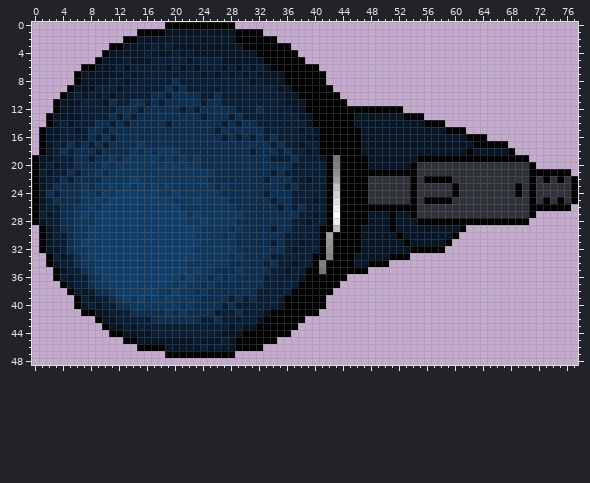
A sprite sheet gets an edit: images/mp5_hold.png. Above, as it was before the edit.
The file is 128x64 pixels. The old version is drawn lined up with the new one, on the new canvas.
After:
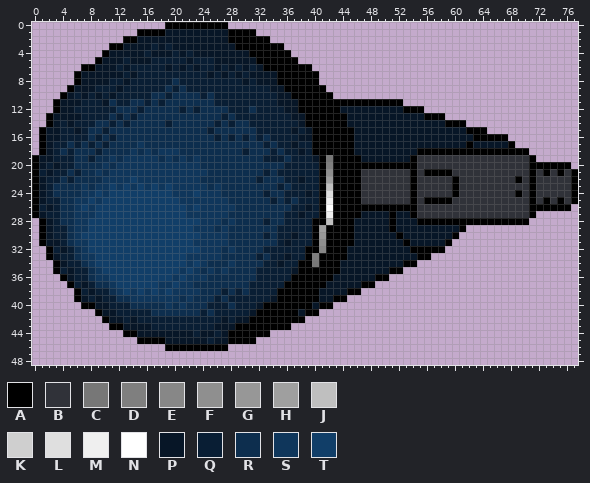
Palette (. is transparent): A #000000  B #303239  C #777777  D #7f7f7f  E #878787  F #8f8f8f  G #979797  H #9f9f9f  J #bfbfbf  K #cfcfcf  L #dfdfdf  M #efefef  N #ffffff  P #071627  Q #091e34  R #0d2e4e  S #0f365b  T #113e68
Change:
canvas 128x64 -> 78x49, the old top-left corner now at -14,-8 (the part of the old canvas that was cut away was empty and is not shown)
y 0: x 28 A -> .
y 1: x 28 P -> A; x 32 A -> .
y 2: x 28 P -> A; x 34 A -> .
y 3: x 29 P -> A; x 36 A -> .
y 4: x 31 P -> A; x 37 A -> .
y 5: x 26 Q -> P; x 32 P -> A; x 38 A -> .
y 6: x 26..33 QPQPQPQP -> PQPQPQPA; x 40 A -> .
y 7: x 24..31 PQPQPQPQ -> QPQPQPQP; x 35 P -> A; x 41 A -> .
y 8: x 30..32 QPQ -> PQP; x 35 P -> A; x 41 A -> .
y 9: x 34 Q -> P; x 36 P -> A; x 42 A -> .
y 10: x 25..26 QR -> RQ; x 35 Q -> P; x 37 P -> A; x 43 A -> .
y 11: x 24 Q -> R; x 26 R -> Q; x 35 Q -> P; x 38 P -> A; x 45..52 ........ -> AAAAAAAA
y 12: x 28 R -> Q; x 31..32 QR -> RQ; x 36 Q -> P; x 38 P -> A; x 44..55 AAAAAAAAA... -> PPPPPPPPPAAA
y 13: x 24 Q -> R; x 27..29 RQR -> QRQ; x 37 Q -> P; x 39 P -> A; x 45 A -> P; x 53..58 AAA... -> PPPAAA
y 14: x 26..29 RQRQ -> QRQR; x 31 R -> Q; x 38..39 QP -> PA; x 45 A -> P; x 56..61 AAA... -> PPPAAA
y 15: x 25..26 RQ -> QR; x 32 R -> Q; x 37..40 QPQP -> PQPA; x 46 A -> P; x 59..64 AAA... -> PPPAAA
y 16: x 26..34 RQRQRQRQR -> QRQRQRQRQ; x 38 Q -> P; x 40 P -> A; x 46 A -> P; x 62 A -> P; x 65..67 ... -> AAA
y 17: x 33..35 RQR -> QRQ; x 37..38 QP -> PQ; x 40 Q -> A; x 46 A -> P; x 62..68 PAAAAA. -> APPPPPA
y 18: x 30..31 RQ -> QR; x 34..36 RQR -> QRQ; x 38..40 QPQ -> PQA; x 46 A -> P; x 55..61 PPPPPPP -> AAAAAAA; x 63..67 PPPPP -> AAAAA; x 69..70 .. -> AA
y 19: x 33 R -> Q; x 36..37 QR -> RQ; x 40..43 QPAC -> PACA; x 47 A -> P; x 54..71 PAAAAAAAAAAAAAAAA. -> ABBBBBBBBBBBBBBBBA
y 20: x 36 R -> Q; x 41..43 QAD -> ADA; x 48..53 PPPPPP -> AAAAAA; x 72..76 ..... -> AAAAA
y 21: x 25 S -> R; x 33..35 RQR -> QRQ; x 41..43 QAF -> AFA; x 47..53 AAAAAAA -> BBBBBBB; x 56..59 BBBB -> AAAA; x 72 A -> B; x 74 A -> B; x 76..77 A. -> BA
y 22: x 24 S -> R; x 32..33 RQ -> QR; x 36 R -> Q; x 38..39 QP -> PQ; x 41..43 QAH -> AHA; x 47 A -> B; x 56..60 AAAAB -> BBBBA; x 69 B -> A; x 73 A -> B; x 75 A -> B
y 23: x 25..27 SRS -> RSR; x 35..37 RQR -> QRQ; x 41..43 QAJ -> AJA; x 47 A -> B; x 69 A -> B
y 24: x 2..3 RQ -> QR; x 9..11 RTS -> TST; x 18..20 SST -> TTS; x 23 S -> T; x 36 R -> Q; x 39 Q -> P; x 41..43 QAK -> ALA; x 47 A -> B
y 25: x 3 R -> Q; x 6 R -> S; x 8..10 STS -> TST; x 20 S -> T; x 23 T -> S; x 36..37 RQ -> QR; x 40..43 PQAL -> QAMA; x 47 A -> B
y 26: x 1..2 PQ -> QP; x 7..9 STS -> TST; x 21 S -> T; x 23 S -> T; x 35 Q -> R; x 38..39 RQ -> QP; x 41..43 QAM -> ANA
y 27: x 1..2 QP -> PQ; x 7 T -> S; x 23 T -> S; x 28..29 SS -> RR; x 36..38 RRQ -> QQP; x 40..43 PQAN -> QAMA; x 47 A -> P
y 28: x 0..2 APQ -> .AP; x 8 S -> T; x 22..24 SST -> TTS; x 27 S -> R; x 33 R -> Q; x 36 R -> Q; x 39..43 PQQAM -> QAAJA; x 46..47 AA -> PP
y 29: x 4 R -> Q; x 23 T -> S; x 26 S -> R; x 29 S -> R; x 34..36 QRR -> RQQ; x 40..41 QA -> AH; x 43 J -> A; x 46 A -> P
y 30: x 7 S -> T; x 23 S -> T; x 27..28 RS -> SR; x 33 R -> Q; x 35 R -> Q; x 37 Q -> P; x 40..42 QAH -> AGA; x 46 A -> P
y 31: x 3 Q -> P; x 7 T -> S; x 23 T -> S; x 28 S -> R; x 34..36 QRQ -> RQP; x 38 P -> Q; x 40..42 QAG -> AFA; x 46 A -> P
y 32: x 1..6 APPQRS -> .AQPQR; x 23 S -> T; x 27 S -> R; x 33..35 RRR -> QQQ; x 37 P -> Q; x 39..42 QQAF -> AAEA; x 45..46 AA -> PP
y 33: x 3..4 QP -> PQ; x 8 T -> S; x 22..23 TT -> SS; x 27 S -> R; x 29 S -> R; x 32 R -> Q; x 36 Q -> P; x 39..40 QA -> AD; x 42 E -> A; x 45 A -> P; x 51..56 AAA... -> PPPPAA
y 34: x 2..4 APQ -> .AP; x 6..7 RS -> QR; x 23 S -> T; x 25..28 SSSR -> RRRS; x 34..35 RQ -> QP; x 37..41 PQQAD -> QAACA; x 44..45 AA -> PP; x 48..54 AAA.... -> PPPPPAA
y 35: x 4..5 PQ -> QP; x 7..9 RST -> QRS; x 21..24 TSTS -> STSR; x 27 R -> S; x 29 S -> R; x 32..33 RR -> QQ; x 36..38 PQQ -> QPA; x 41 C -> A; x 44..52 AAAA..... -> PPPPPPPAA
y 36: x 3..4 AQ -> .A; x 10 T -> S; x 20..22 TST -> STS; x 26 S -> R; x 28 S -> R; x 32 R -> Q; x 37..38 QP -> AA; x 43..50 AA...... -> PPPPPPAA
y 37: x 4..5 AP -> .A; x 7..11 QRSST -> PQRRS; x 18..21 TTST -> SSTS; x 23 S -> R; x 25 S -> R; x 31..32 RR -> QQ; x 36..37 QQ -> AA; x 42..48 AA..... -> PPPPPAA
y 38: x 5..12 AQPQRRST -> .AQPQQRS; x 14 T -> S; x 16 T -> S; x 19..20 ST -> TS; x 23..24 RS -> SR; x 27 R -> Q; x 29 R -> Q; x 31 R -> Q; x 35..36 QQ -> AA; x 41..46 AA.... -> PPPPAA
y 39: x 7..9 QPQ -> PQP; x 11..13 RST -> QRR; x 15 T -> S; x 17 T -> S; x 19 T -> S; x 21 S -> R; x 23 S -> R; x 26 R -> Q; x 29 R -> Q; x 31 R -> Q; x 34..35 QQ -> PA; x 41..44 A... -> PPAA
y 40: x 6..8 APQ -> .AA; x 10 Q -> P; x 12..18 RRSSSSS -> QQRRRRR; x 20..22 SRS -> RSR; x 25..26 RR -> QQ; x 32..35 QQQP -> PAAA; x 40 A -> P; x 42 . -> A
y 41: x 7..9 AAP -> ..A; x 11 Q -> P; x 14..16 RRR -> QQQ; x 19 S -> R; x 21 S -> R; x 24 R -> Q; x 29 R -> Q; x 31..33 QQP -> PAA; x 38 A -> P
y 42: x 9..10 AP -> .A; x 12 Q -> P; x 14 Q -> P; x 17..23 RRRRRRR -> QQQQQQQ; x 26..27 RQ -> QP; x 29..32 QQQP -> PPAA
y 43: x 10..13 APPQ -> .AAP; x 15..16 QQ -> PP; x 26..27 QQ -> PP; x 29..31 QPP -> AAA; x 37 A -> .
y 44: x 11..14 AAPP -> ..AA; x 17..22 QQQQQQ -> PPPPPP; x 24..25 QQ -> PP; x 28..29 PP -> AA; x 34..36 AAA -> ...
y 45: x 13..18 AAPPPP -> ..AAAA; x 23 Q -> P; x 25 P -> Q; x 27..28 QP -> PA; x 32..34 AAA -> ...
y 46: x 15..32 AAAAPPPPPQPQPPAAAA -> ....AAAAAAAAA.....
y 47: x 19..28 AAAAAAAAAA -> ..........
Pixel boxes of the changes (left, top, right, bottom) in both pictures:
changed: (32, 22, 578, 358)
